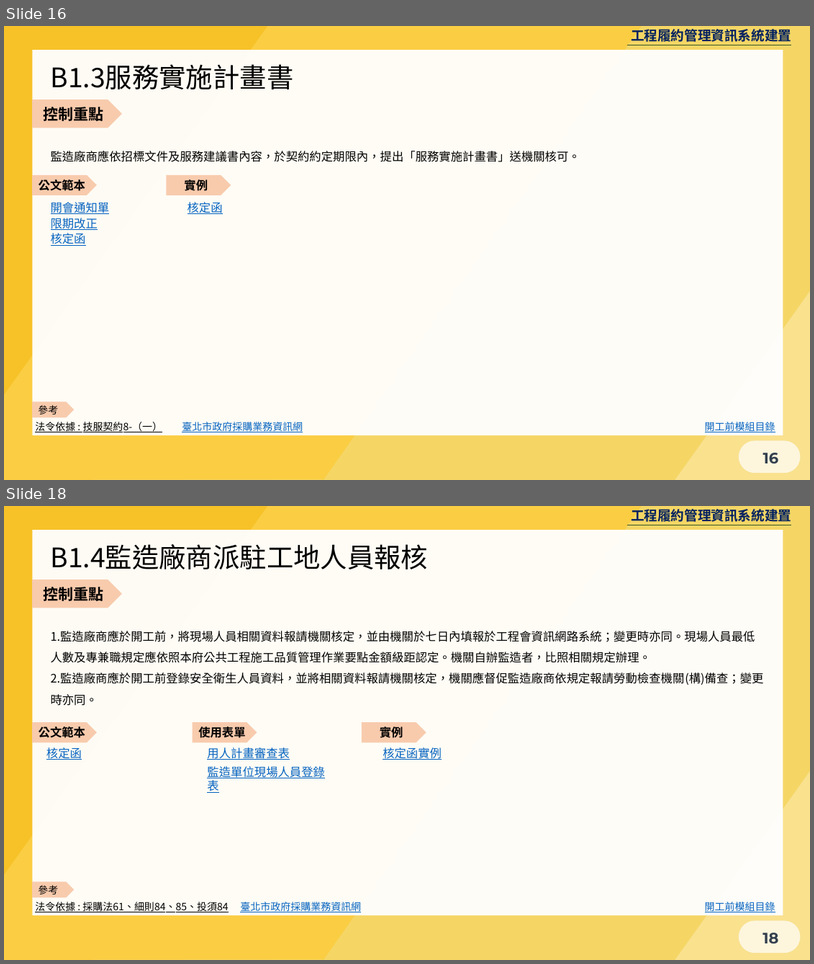
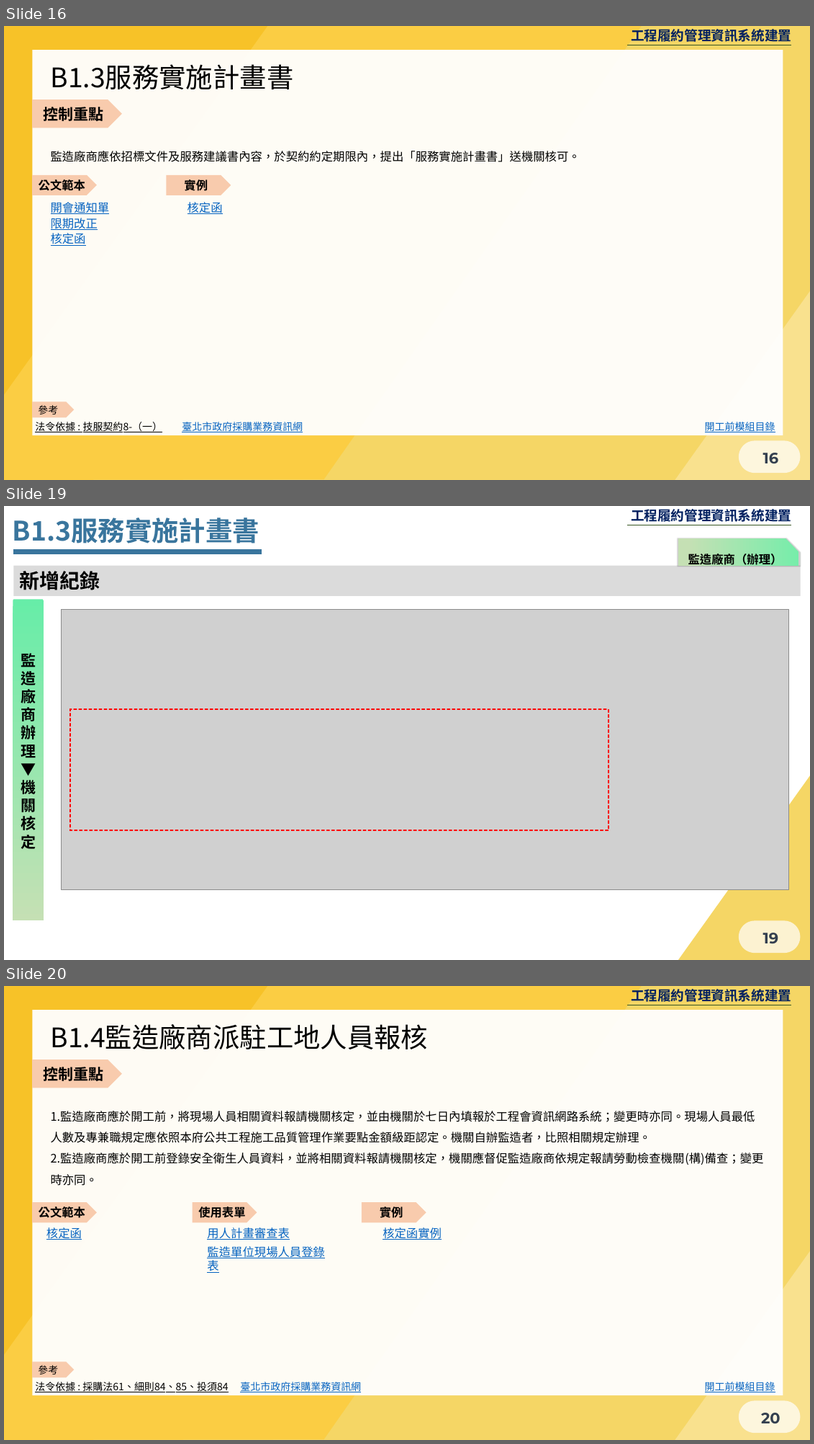
Before and after one commit to Menigo/SunriseDocument, a slide deck: 開工前.pptx. Shown one above the other, each under a label of ours: slides 16 and 18 before the commit, slides 16, 19 and 20 after it; the slides between them are not shown. The pictures are 814x964 and 814x1444 pixels, drawn with LibreOffice and Linux fonts; fonts in the diff are those of the drawing; grey boxes stand for pictures; background and template pictures are left out. Boxes give left, top, right and bottom in pixels: in the first picture for what was removed or moved away, otherwise in the second. Text is boxed around its words. In the diff, an @@ line names an element or a change of style, - is before the commit and + after.

```diff
--- a/開工前.pptx
+++ b/開工前.pptx
@@ slide 19 added at bbox=[4, 506, 810, 960], background #F5D665; not listed: 6 template elements that a slide beside it also shows @@
@@ snip rect added at bbox=[4, 506, 810, 960], fill #FFFFFF @@
@@ text added at bbox=[13, 518, 260, 543], 32 pt, text #39759D, bold @@
+B1.3服務實施計畫書
@@ snip rect added at bbox=[679, 538, 800, 566], fill gradient #76EDAA to #C5E0B4, 14 pt, text #000000, bold @@
+監造廠商（辦理）
@@ rectangle added at bbox=[13, 565, 801, 595], fill #DBDBDB, 24 pt, text #000000, bold @@
+新增紀錄
@@ line added from (13, 552) to (262, 552), #39759D 6 pt @@
@@ rounded rectangle added at bbox=[13, 599, 44, 921], fill gradient #67EDA8 to #C5E0B4, 18 pt, text #000000, bold @@
+監造廠商辦理▼機關核定
@@ picture added at bbox=[62, 610, 790, 889] @@
@@ rectangle added at bbox=[70, 709, 609, 830], outline #FF0000 1.5 pt dashed @@
@@ right triangle added at bbox=[676, 774, 810, 960], fill #F5D665 @@
@@ what was slide 18 is now slide 20 @@
@@ page number at bbox=[761, 1412, 781, 1424]: text changed @@
-18
+20
```
Also in this commit, not shown: 3 slides changed, 1 other slide added, 5 other files.
